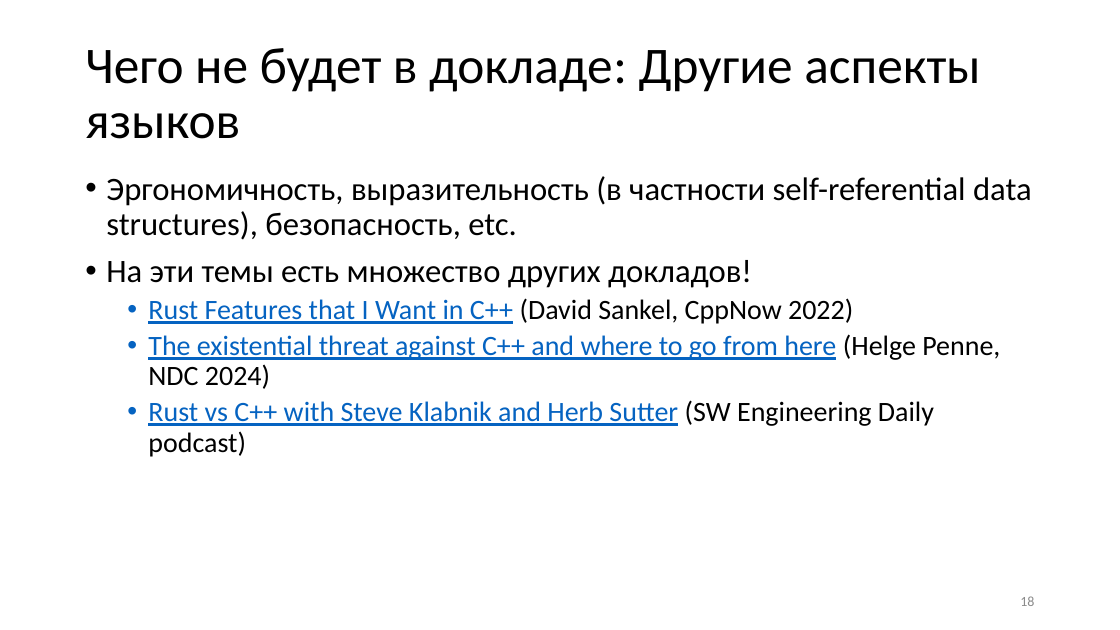
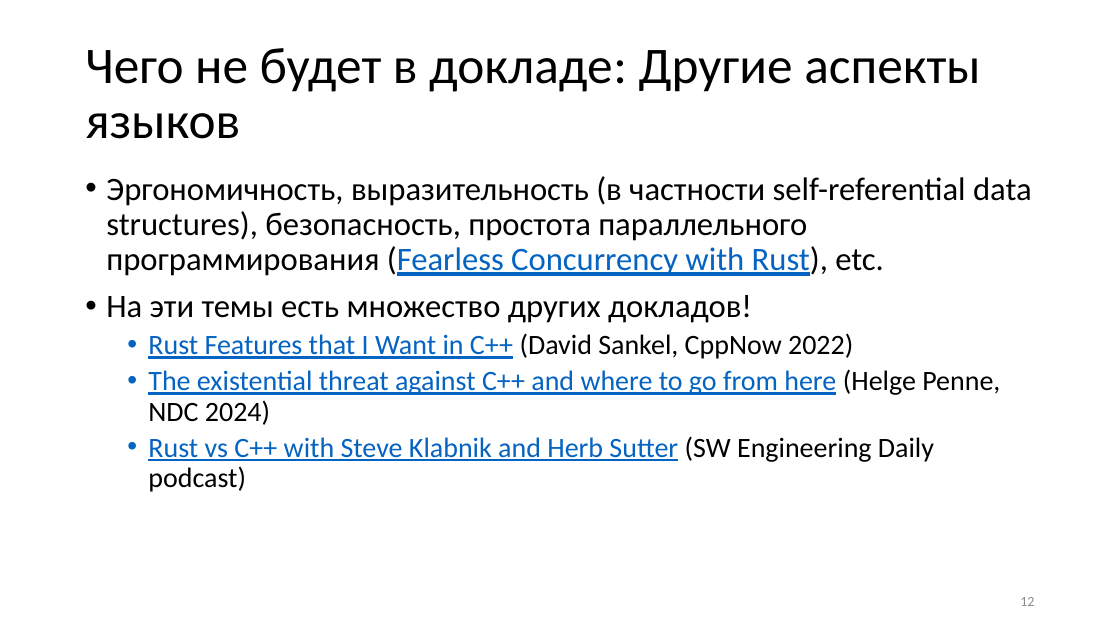
Before and after one commit to yugr/rust-slides, a slide deck: slide 12 of RU_short.pptx (slide 18 before the commit). Drawn at 1120x630 pixels with LibreOffice and Linux fonts; fonts in the diff are those of the drawing. Boxes give left, top, right and bottom in pixels: in the first picture for what was removed or moved away, otherwise in the second. Text is boxed around its words. In the diff, an @@ line names an element or a change of style, - is before the commit and + after.

Commit message:
Updated slides.

```diff
--- a/RU_short.pptx
+++ b/RU_short.pptx
@@ text at box(106, 176, 1032, 276): text changed @@
-• Эргономичность, выразительность (в частности self-referential data structures), безопасность, etc.
+• Эргономичность, выразительность (в частности self-referential data structures), безопасность, простота параллельного программирования (Fearless Concurrency with Rust), etc.
@@ page number at box(1020, 597, 1034, 606): text changed @@
-18
+12
```
Also in this commit, not shown: 10 other slides changed, 10 slides removed, 4 other files.
